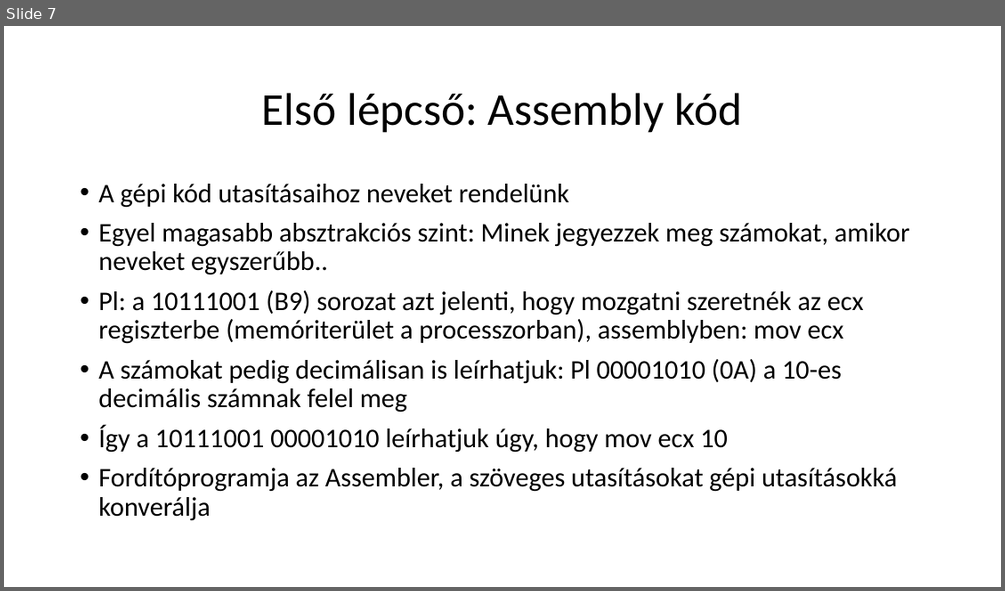
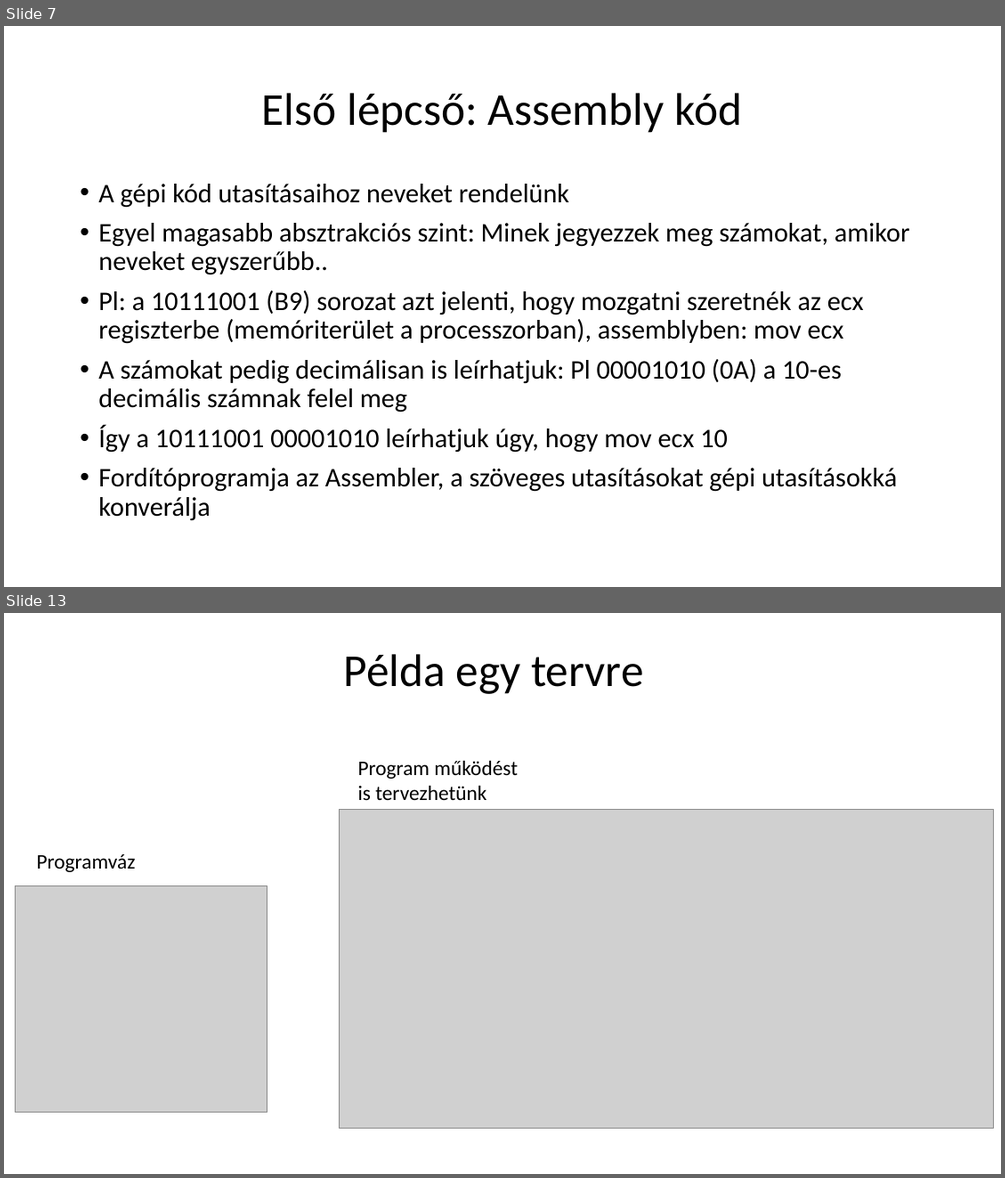
Before and after one commit to nagyandras95/Egyetem, a slide deck: efop/03/Absztakciós szintek a programozásban.pptx. Shown one above the other, each under a label of ours: slide 7 before the commit, slides 7 and 13 after it; the slides between them are not shown. The pictures are 1005x591 and 1005x1178 pixels, drawn with LibreOffice and Linux fonts; fonts in the diff are those of the drawing; grey boxes stand for pictures. Boxes give left, top, right and bottom in pixels: in the first picture for what was removed or moved away, otherwise in the second. Text is boxed around its words. In the diff, an @@ line names an element or a change of style, - is before the commit and + after.

```diff
--- a/efop/03/Absztakciós szintek a programozásban.pptx
+++ b/efop/03/Absztakciós szintek a programozásban.pptx
@@ slide 13 added at box(4, 613, 1001, 1174), background #FFFFFF @@
@@ title added at box(344, 654, 643, 694), 44 pt, text #000000 @@
+Példa egy tervre
@@ text added at box(358, 760, 518, 800), 20 pt, text #000000 @@
+Program működést is tervezhetünk
@@ picture added at box(339, 809, 994, 1127) @@
@@ text added at box(37, 854, 136, 872), 20 pt, text #000000 @@
+Programváz
@@ picture added at box(16, 886, 267, 1111) @@
```
Also in this commit, not shown: 4 slides changed, 3 other slides added, 1 slide removed, 4 other files.
